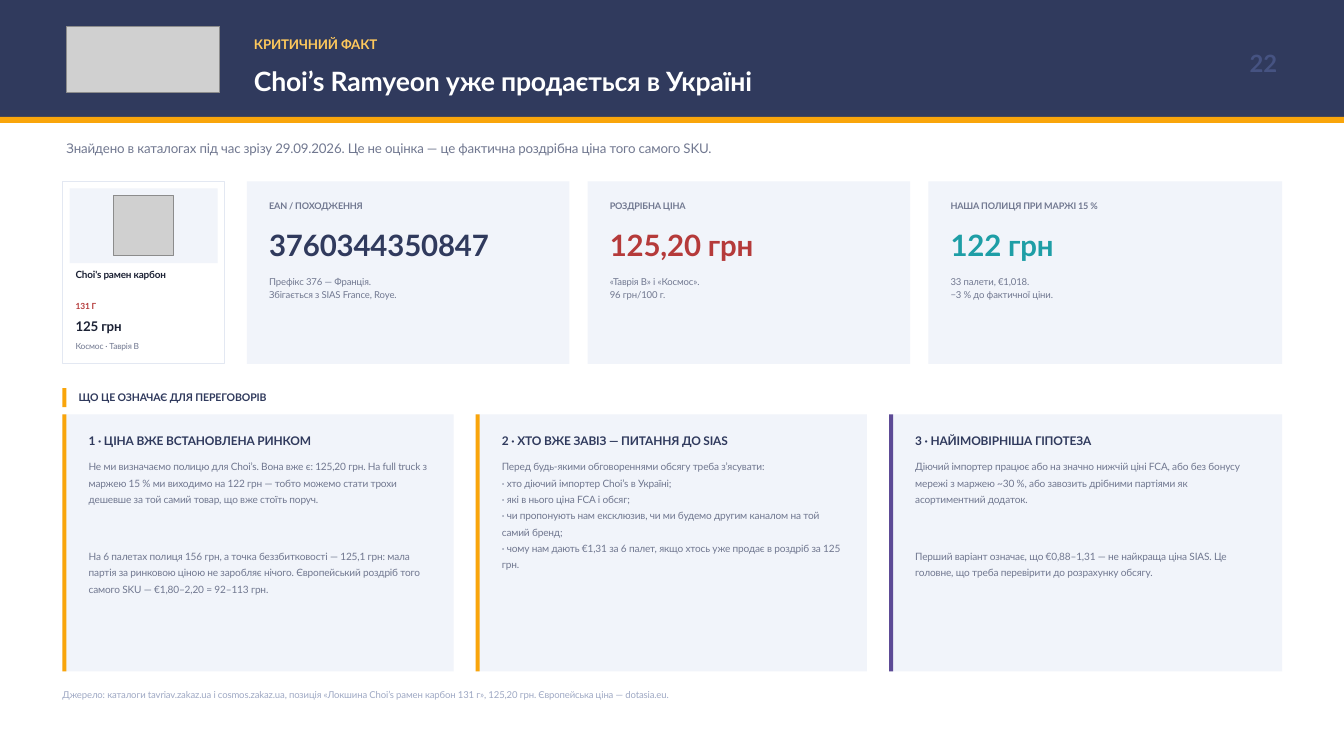
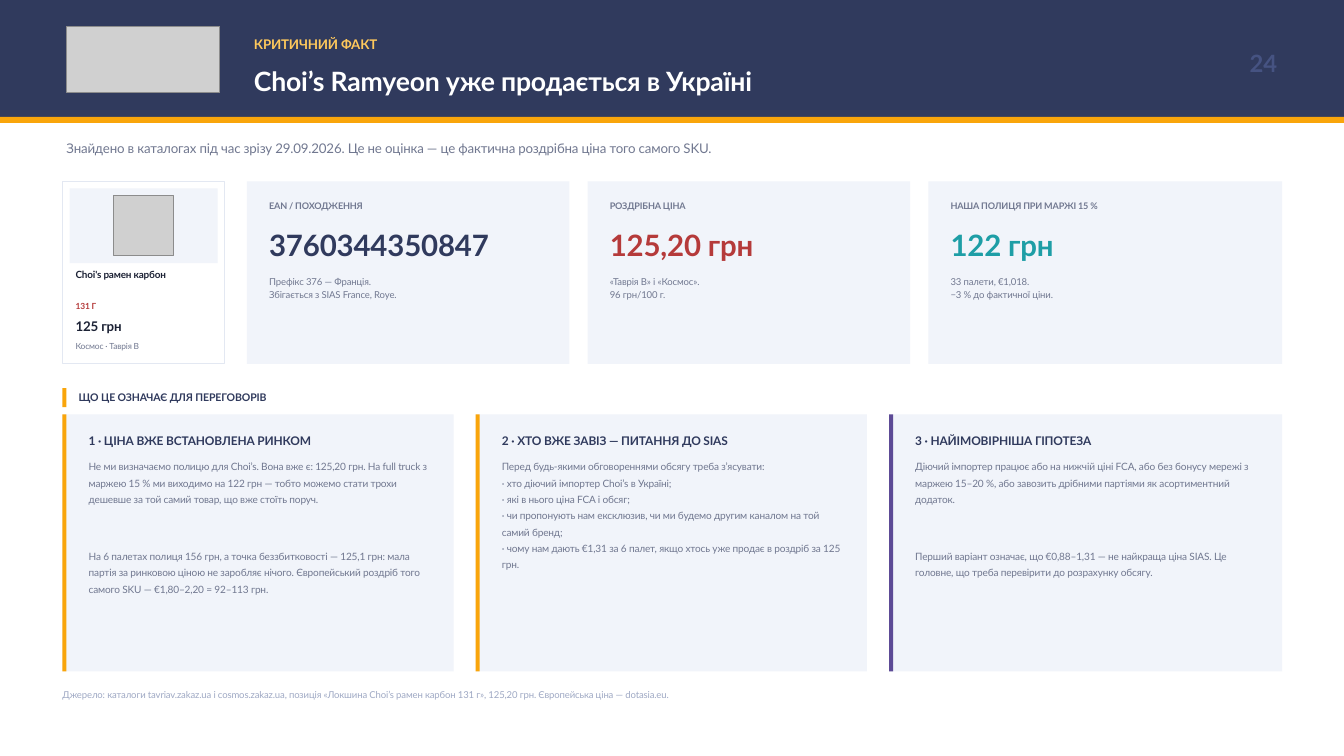
Before and after one commit to IllyaChaplygin/Chaplygin-Illya, a slide deck: slide 24 of Korean_Ramen_Ukraine_Market_Research.pptx (slide 22 before the commit). Drawn at 1344x756 pixels with LibreOffice and Linux fonts; fonts in the diff are those of the drawing; grey boxes stand for pictures. Boxes give left, top, right and bottom in pixels: in the first picture for what was removed or moved away, otherwise in the second. Text is boxed around its words. In the diff, an @@ line names an element or a change of style, - is before the commit and + after.

```diff
--- a/Korean_Ramen_Ukraine_Market_Research.pptx
+++ b/Korean_Ramen_Ukraine_Market_Research.pptx
@@ text at box(915, 463, 1249, 505): text changed @@
-Діючий імпортер працює або на значно нижчій ціні FCA, або без бонусу мережі з маржею ~30 %, або завозить дрібними партіями як асортиментний додаток.
+Діючий імпортер працює або на нижчій ціні FCA, або без бонусу мережі з маржею 15–20 %, або завозить дрібними партіями як асортиментний додаток.
```
Also in this commit, not shown: 21 other slides changed, 5 slides added.
